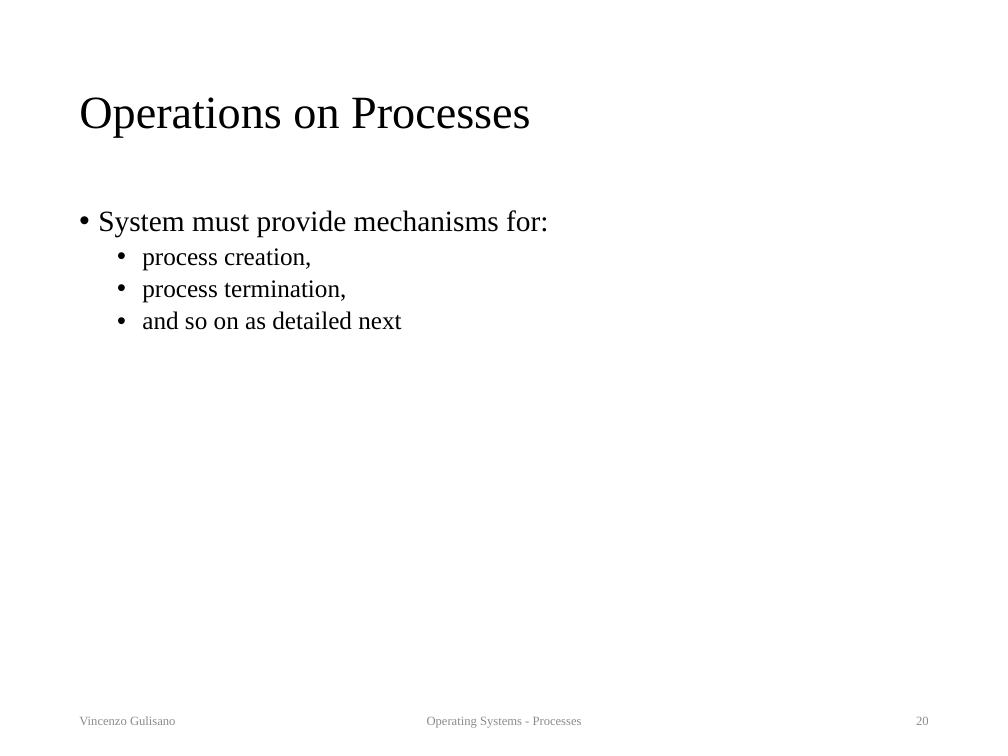
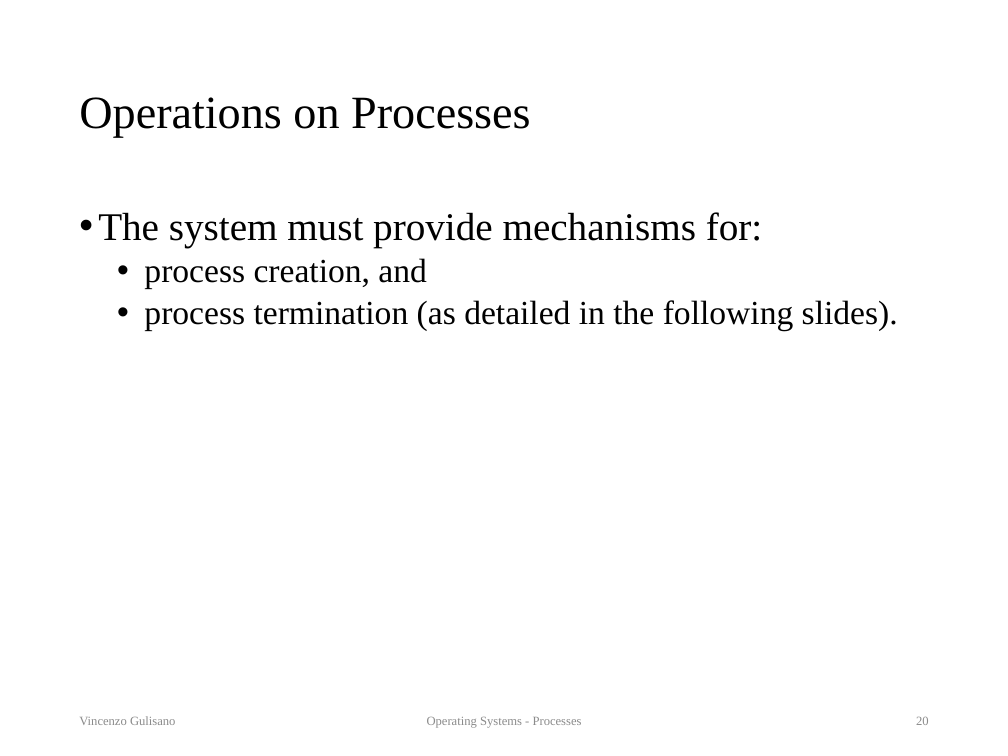
Before and after one commit to vincenzo-gulisano/os_material, a slide deck: slide 20 of slides/processes.pptx. Drawn at 1008x756 pixels with LibreOffice and Linux fonts; fonts in the diff are those of the drawing. Boxes give left, top, right and bottom in pixels: in the first picture for what was removed or moved away, otherwise in the second. Text is boxed around its words. In the diff, an @@ line names an element or a change of style, - is before the commit and + after.

Commit message:
Polished processes slides (mainly typos and broken sentences, but also some sentence that was possibly confusing / over-simplifying). Slightly updated exerices at the end too

```diff
--- a/slides/processes.pptx
+++ b/slides/processes.pptx
@@ text at (98,212,898,330): text changed; size 18 to 24 pt @@
-• System must provide mechanisms for:
-  • process creation,
-  • process termination,
-  • and so on as detailed next
+• The system must provide mechanisms for:
+  • process creation, and
+  • process termination (as detailed in the following slides).
```
Also in this commit, not shown: 39 other slides changed, 3 other files.
